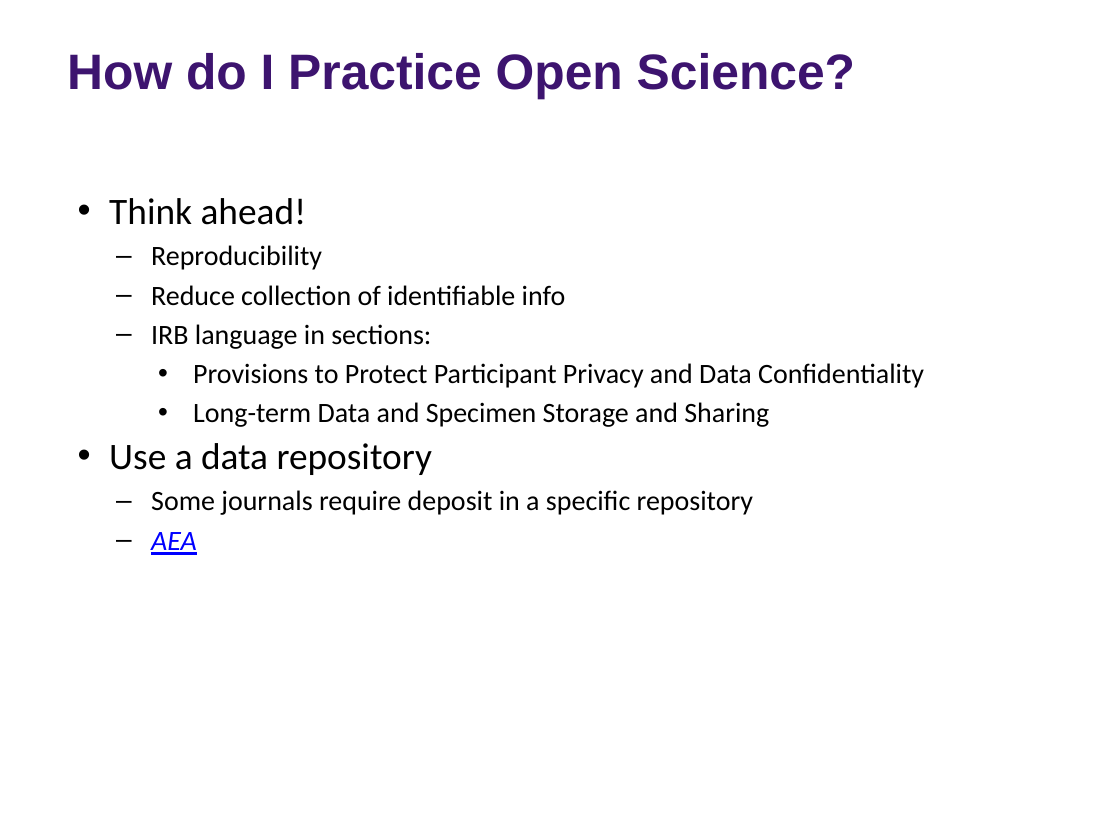
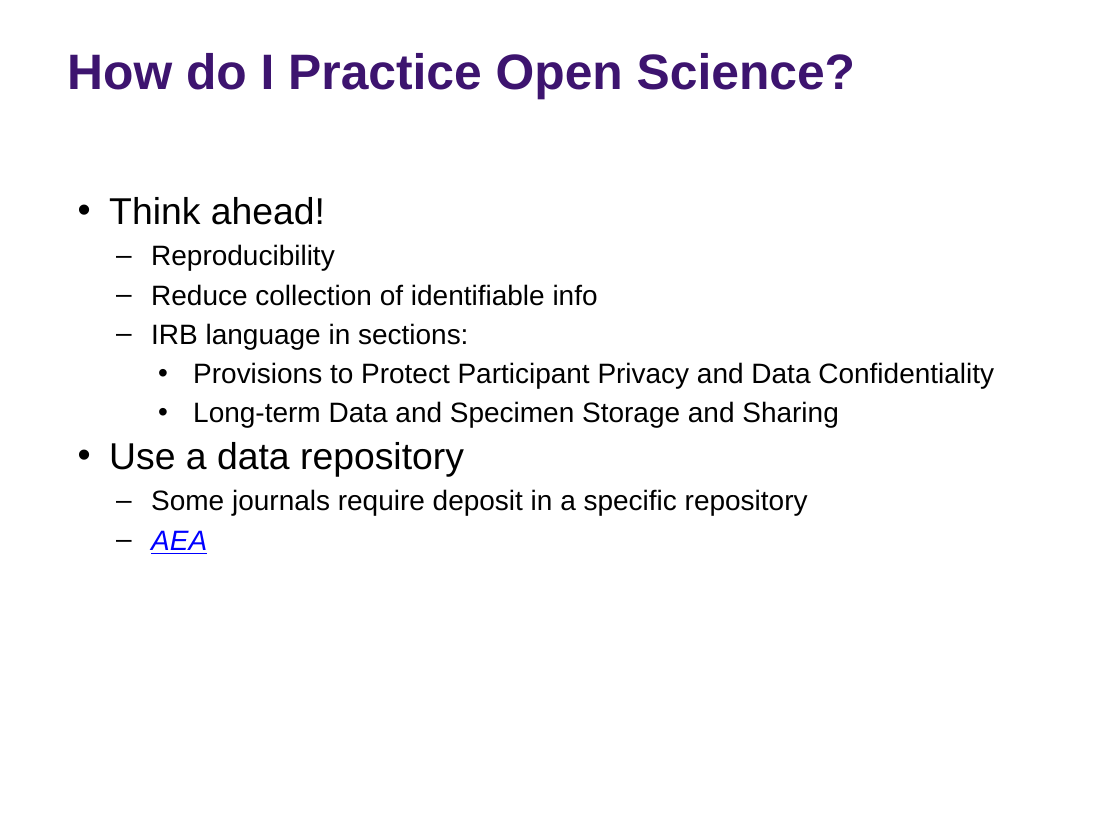
Before and after one commit to rs-kellogg/2023-phd-workshop, a slide deck: slide 10 of session-7-qualtrics/Session 7 - Qualtrics.pptx (slide 9 before the commit). Drawn at 1120x840 pixels with LibreOffice and Linux fonts; fonts in the diff are those of the drawing; background and template pictures are left out. Boxes give left, top, right and bottom in pixels: in the first picture for what was removed or moved away, otherwise in the second. Text is boxed around its words. In the diff, an @@ line names an element or a change of style, - is before the commit and + after.

Commit message:
Modified "John section" of ppt slides

```diff
--- a/session-7-qualtrics/Session 7 - Qualtrics.pptx
+++ b/session-7-qualtrics/Session 7 - Qualtrics.pptx
@@ text "Think ahead!" at [109, 197, 994, 554]: font Calibri to Arial @@
```
Also in this commit, not shown: 7 other slides changed, 6 slides added, 3 slides removed.
